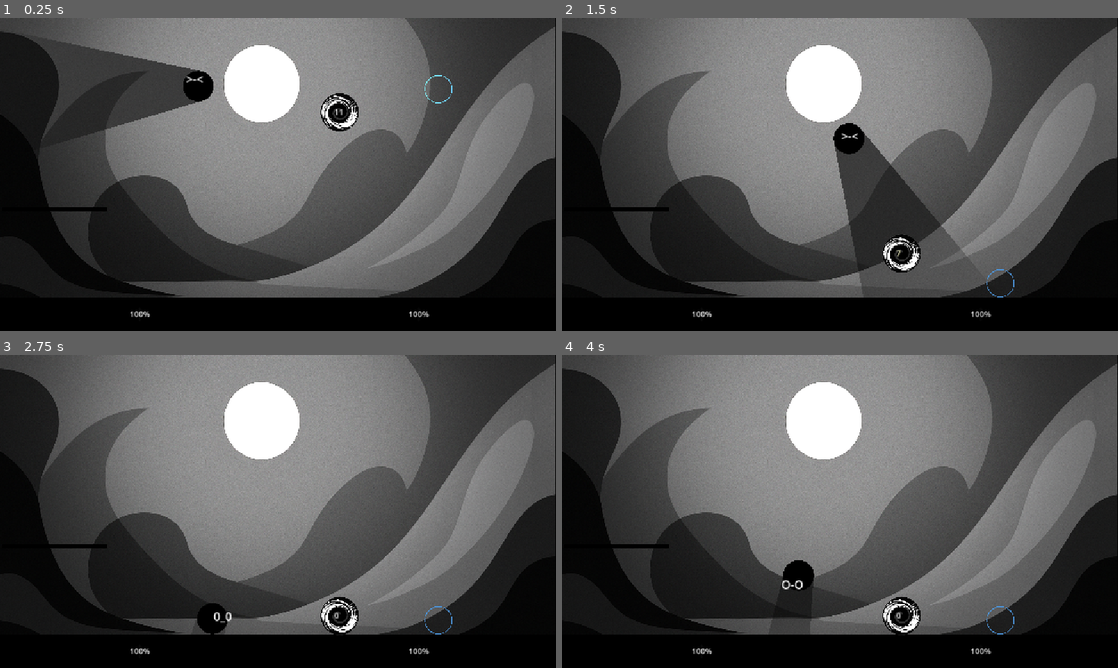
Above: before the commit, frames 1-4 (two rows, left to right).
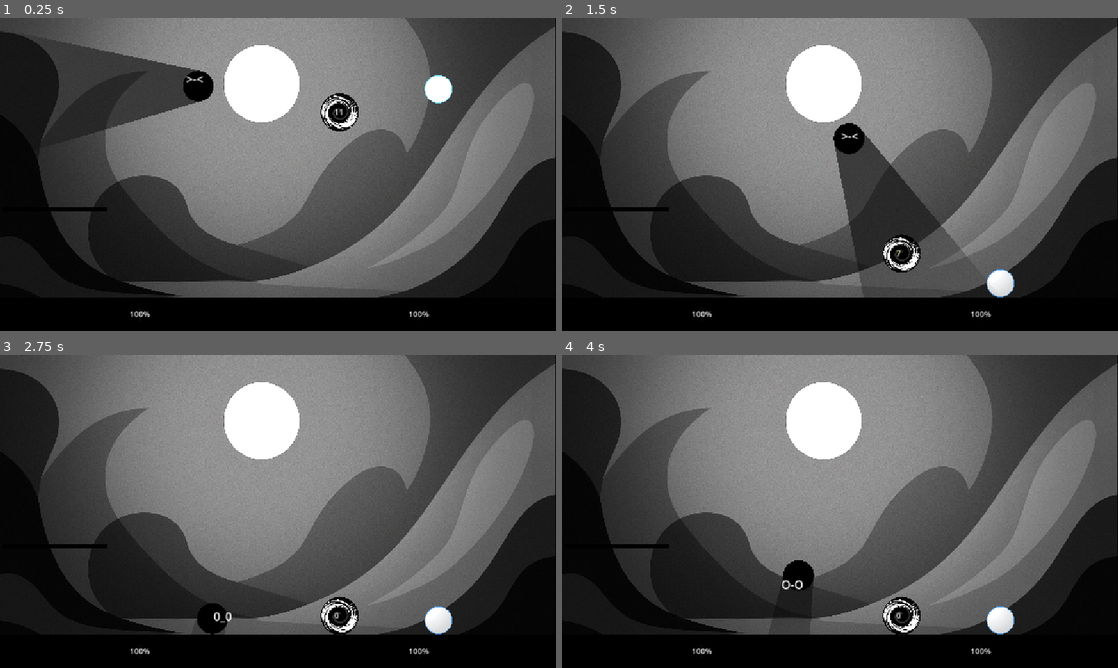
Above: after the commit, the same moments.

Repository: piperinnshall/Blattle
Game: Godot game, scene res://leos/scenes/testlevel.tscn
Two runs of this game, one before a commit and one after it. Both use one fixed random seed, a clock stepped at 60 frames per second and the inputs below. This scene is started directly instead of the project's main scene.
Inputs (mouse positions are in pixels of both pictures, inside the frame that each line leads up to):
- Up to frame 1 (0.25 s): no input
- Up to frame 2 (1.5 s): tap Enter (ui_accept) at 0.5 s; move the mouse to (962, 158) at 0.52 s; hold D (right) 0.53-1.25 s; click (962, 158) at 0.6 s; tap W (jump) at 0.77 s; drag from (728, 190) to (840, 89) at 1.27 s
- Up to frame 3 (2.75 s): move the mouse to (333, 442) at 2.02 s; hold A (left) from 2.03 s (still down); click (333, 442) at 2.1 s
- Up to frame 4 (4 s): release A (left) at 2.75 s; drag from (812, 574) to (728, 617) at 2.77 s; tap Enter (ui_accept) at 3.5 s; move the mouse to (1006, 558) at 3.52 s; hold D (right) from 3.53 s (still down); click (1006, 558) at 3.6 s; tap W (jump) at 3.77 s

The runs differ from the first frame. In frame 1, 0.3% of the frame differs, in the area x 76-82%, y 18-27%; in frame 2, 0.3%; in frame 3, 0.3%; in frame 4, 0.3%.

Commit message:
chore: Audio Player

Diff:
--- /dev/null
+++ b/audio.gd
@@ -0,0 +1,35 @@
+extends Node
+
+var music_player: AudioStreamPlayer
+var is_muted := false
+var last_volume_db := 0.0
+
+func _ready() -> void:
+	music_player = AudioStreamPlayer.new()
+	music_player.bus = "Master"  # Or your music bus
+	music_player.autoplay = false
+	music_player.stream_paused = false
+	add_child(music_player)
+
+func play_music(music_stream: AudioStream) -> void:
+	if music_stream:
+		# Enable looping on the AudioStream resource
+		music_stream.loop = true
+		music_player.stream = music_stream
+		music_player.play()
+
+func toggle_mute() -> void:
+	is_muted = !is_muted
+	var master_bus = AudioServer.get_bus_index("Master")
+	if is_muted:
+		last_volume_db = AudioServer.get_bus_volume_db(master_bus)
+		AudioServer.set_bus_volume_db(master_bus, -80)  # Mute (silence)
+	else:
+		AudioServer.set_bus_volume_db(master_bus, last_volume_db)
+
+func set_volume(value: float) -> void:
+	var db = linear_to_db(value)
+	var master_bus = AudioServer.get_bus_index("Master")
+	AudioServer.set_bus_volume_db(master_bus, db)
+	if not is_muted:
+		last_volume_db = db
--- a/piper/scenes/character/character.tscn
+++ b/piper/scenes/character/character.tscn
@@ -1,10 +1,15 @@
-[gd_scene load_steps=7 format=3 uid="uid://0lntb6nkv1we"]
+[gd_scene load_steps=9 format=3 uid="uid://0lntb6nkv1we"]
 
 [ext_resource type="Script" uid="uid://qbayfdl1adfg" path="res://piper/scripts/character/character.gd" id="1_mr1wk"]
 [ext_resource type="Resource" uid="uid://duumhtwfouekx" path="res://piper/resources/character/behaviours/dash.tres" id="2_eyt33"]
 [ext_resource type="Resource" uid="uid://c8ph2p2ca36gl" path="res://piper/resources/character/behaviours/jump.tres" id="2_yt6il"]
 [ext_resource type="Texture2D" uid="uid://bk741as5vg4kg" path="res://piper/resources/character/Circle.png" id="3_ufsf1"]
 [ext_resource type="Resource" uid="uid://dcm6net50w2ek" path="res://piper/resources/character/behaviours/attack.tres" id="4_20n1m"]
+[ext_resource type="Texture2D" uid="uid://dja5wq2t6vk2l" path="res://piper/resources/character/white-circle-free-png.png" id="6_tcg04"]
+
+[sub_resource type="CanvasItemMaterial" id="CanvasItemMaterial_20n1m"]
+blend_mode = 1
+light_mode = 2
 
 [sub_resource type="CircleShape2D" id="CircleShape2D_enxlx"]
 radius = 29.0172
@@ -16,8 +21,13 @@
 attack = ExtResource("4_20n1m")
 
 [node name="HurtboxShape" type="CollisionShape2D" parent="."]
+material = SubResource("CanvasItemMaterial_20n1m")
 shape = SubResource("CircleShape2D_enxlx")
 
 [node name="Sprite2D" type="Sprite2D" parent="HurtboxShape"]
 scale = Vector2(0.038, 0.038)
 texture = ExtResource("3_ufsf1")
+
+[node name="Sprite2D2" type="Sprite2D" parent="HurtboxShape"]
+scale = Vector2(0.039, 0.039)
+texture = ExtResource("6_tcg04")
--- /dev/null
+++ b/piper/scenes/menu/options_menu.tscn
@@ -0,0 +1,124 @@
+[gd_scene load_steps=8 format=3 uid="uid://cgoqrbaslevxk"]
+
+[ext_resource type="Script" uid="uid://dnafoyvhh17nw" path="res://piper/scripts/menu/options_menu.gd" id="1_3m6el"]
+[ext_resource type="Texture2D" uid="uid://xgggymcvi4mw" path="res://piper/resources/menu/blob.jpg" id="2_ecxw8"]
+
+[sub_resource type="StyleBoxTexture" id="StyleBoxTexture_hterx"]
+texture = ExtResource("2_ecxw8")
+
+[sub_resource type="StyleBoxEmpty" id="StyleBoxEmpty_3m6el"]
+
+[sub_resource type="StyleBoxFlat" id="StyleBoxFlat_ecxw8"]
+bg_color = Color(0.654232, 0.654232, 0.654232, 1)
+corner_radius_top_left = 15
+corner_radius_top_right = 15
+corner_radius_bottom_right = 15
+corner_radius_bottom_left = 15
+shadow_size = 5
+shadow_offset = Vector2(0, 3)
+
+[sub_resource type="StyleBoxFlat" id="StyleBoxFlat_ti10d"]
+bg_color = Color(0.310617, 0.310617, 0.310617, 1)
+corner_radius_top_left = 15
+corner_radius_top_right = 15
+corner_radius_bottom_right = 15
+corner_radius_bottom_left = 15
+shadow_size = 5
+shadow_offset = Vector2(0, 3)
+
+[sub_resource type="StyleBoxFlat" id="StyleBoxFlat_su64h"]
+bg_color = Color(1, 1, 1, 1)
+corner_radius_top_left = 15
+corner_radius_top_right = 15
+corner_radius_bottom_right = 15
+corner_radius_bottom_left = 15
+shadow_size = 5
+shadow_offset = Vector2(0, 3)
+
+[node name="OptionsMenu" type="Control"]
+layout_mode = 3
+anchors_preset = 15
+anchor_right = 1.0
+anchor_bottom = 1.0
+grow_horizontal = 2
+grow_vertical = 2
+script = ExtResource("1_3m6el")
+
+[node name="Panel" type="Panel" parent="."]
+layout_mode = 1
+anchors_preset = 15
+anchor_right = 1.0
+anchor_bottom = 1.0
+grow_horizontal = 2
+grow_vertical = 2
+theme_override_styles/panel = SubResource("StyleBoxTexture_hterx")
+
+[node name="ButtonContainer" type="VBoxContainer" parent="."]
+layout_mode = 1
+anchors_preset = 8
+anchor_left = 0.5
+anchor_top = 0.5
+anchor_right = 0.5
+anchor_bottom = 0.5
+offset_left = -142.5
+offset_top = -40.5
+offset_right = 142.5
+offset_bottom = 40.5
+grow_horizontal = 2
+grow_vertical = 2
+theme_override_constants/separation = 5
+
+[node name="Label" type="Label" parent="ButtonContainer"]
+layout_mode = 2
+size_flags_horizontal = 4
+text = "volume"
+
+[node name="HSlider" type="HSlider" parent="ButtonContainer"]
+layout_mode = 2
+
+[node name="Mute" type="Button" parent="ButtonContainer"]
+layout_mode = 2
+size_flags_vertical = 3
+theme_override_colors/font_disabled_color = Color(0, 0, 0, 1)
+theme_override_colors/font_hover_color = Color(0, 0, 0, 1)
+theme_override_colors/font_color = Color(0, 0, 0, 1)
+theme_override_colors/font_focus_color = Color(0, 0, 0, 1)
+theme_override_colors/font_pressed_color = Color(0, 0, 0, 1)
+theme_override_font_sizes/font_size = 25
+theme_override_styles/focus = SubResource("StyleBoxEmpty_3m6el")
+theme_override_styles/hover = SubResource("StyleBoxFlat_ecxw8")
+theme_override_styles/pressed = SubResource("StyleBoxFlat_ti10d")
+theme_override_styles/normal = SubResource("StyleBoxFlat_su64h")
+text = "MUTE"
+
+[node name="Options" type="Button" parent="ButtonContainer"]
+layout_mode = 2
+size_flags_vertical = 3
+theme_override_colors/font_disabled_color = Color(0, 0, 0, 1)
+theme_override_colors/font_hover_color = Color(0, 0, 0, 1)
+theme_override_colors/font_color = Color(0, 0, 0, 1)
+theme_override_colors/font_focus_color = Color(0, 0, 0, 1)
+theme_override_colors/font_pressed_color = Color(0, 0, 0, 1)
+theme_override_font_sizes/font_size = 25
+theme_override_styles/focus = SubResource("StyleBoxEmpty_3m6el")
+theme_override_styles/hover = SubResource("StyleBoxFlat_ecxw8")
+theme_override_styles/pressed = SubResource("StyleBoxFlat_ti10d")
+theme_override_styles/normal = SubResource("StyleBoxFlat_su64h")
+text = "BACK"
+
+[node name="Label" type="Label" parent="."]
+layout_mode = 1
+anchors_preset = 5
+anchor_left = 0.5
+anchor_right = 0.5
+offset_left = -158.0
+offset_top = 75.0
+offset_right = 158.0
+offset_bottom = 212.0
+grow_horizontal = 2
+theme_override_font_sizes/font_size = 100
+text = "OPTIONS"
+
+[connection signal="value_changed" from="ButtonContainer/HSlider" to="." method="_on_h_slider_value_changed"]
+[connection signal="pressed" from="ButtonContainer/Mute" to="." method="_on_mute_pressed"]
+[connection signal="pressed" from="ButtonContainer/Options" to="." method="_on_options_pressed"]
--- a/piper/scripts/menu/main_menu.gd
+++ b/piper/scripts/menu/main_menu.gd
@@ -1,10 +1,10 @@
 extends Control
 
 func _on_start_pressed() -> void:
-	get_tree().change_scene_to_file("res://piper/scenes/level/level.tscn")
+	get_tree().change_scene_to_file("res://leos/scenes/testlevel.tscn")
 
 func _on_options_pressed() -> void:
-	print("options")
+	get_tree().change_scene_to_file("res://piper/scenes/menu/options_menu.tscn")
 
 func _on_exit_pressed() -> void:
 	get_tree().quit()
--- /dev/null
+++ b/piper/scripts/menu/options_menu.gd
@@ -0,0 +1,10 @@
+extends Control
+
+func _on_options_pressed() -> void:
+	get_tree().change_scene_to_file("res://piper/scenes/menu/main_menu.tscn")
+
+func _on_mute_pressed() -> void:
+	pass # Replace with function body.
+
+func _on_h_slider_value_changed(value: float) -> void:
+	pass # Replace with function body.
--- a/project.godot
+++ b/project.godot
@@ -17,6 +17,10 @@
 [audio]
 
 buses/default_bus_layout="res://leos/assets/default_bus_layout.tres"
+
+[autoload]
+
+Audio="*res://audio.gd"
 
 [display]
 
Not shown, added: audio.gd.uid
Binary file added: piper/resources/character/white-circle-free-png.png
Not shown, added: piper/resources/character/white-circle-free-png.png.import
Not shown, added: piper/scripts/menu/options_menu.gd.uid
